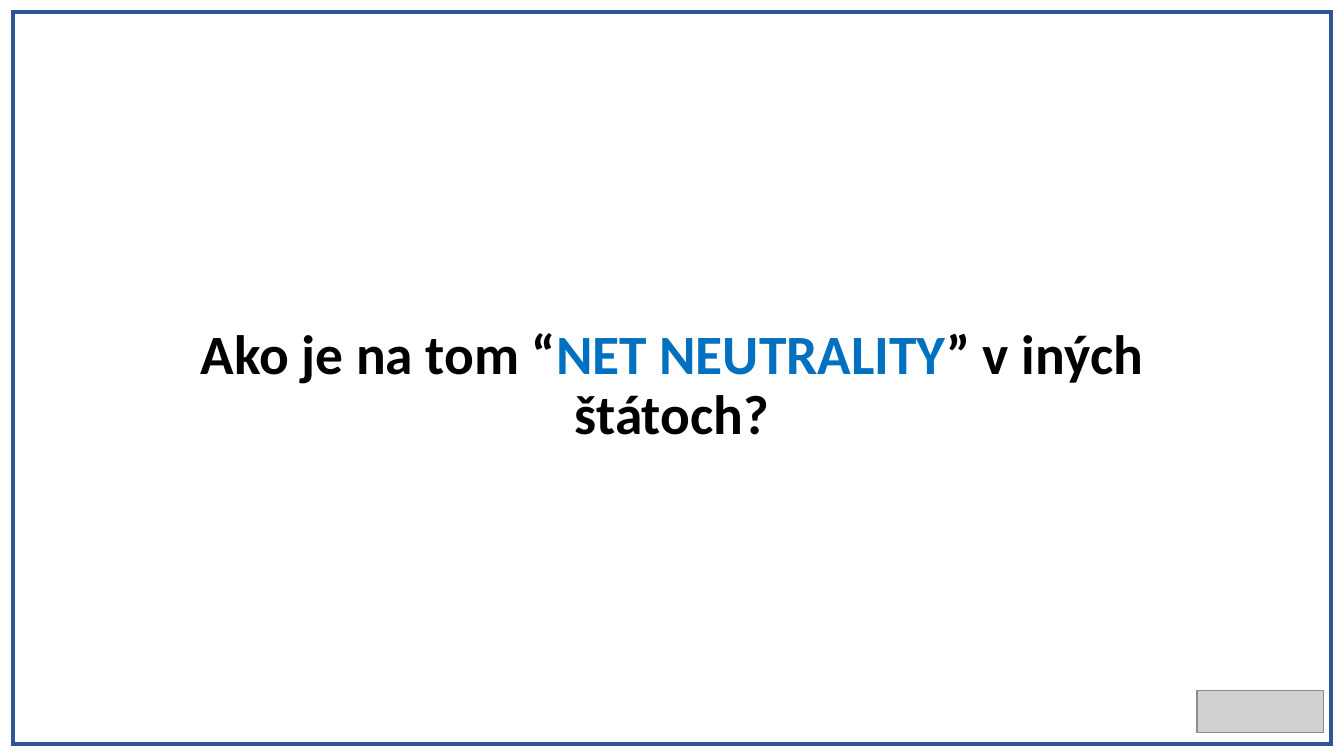
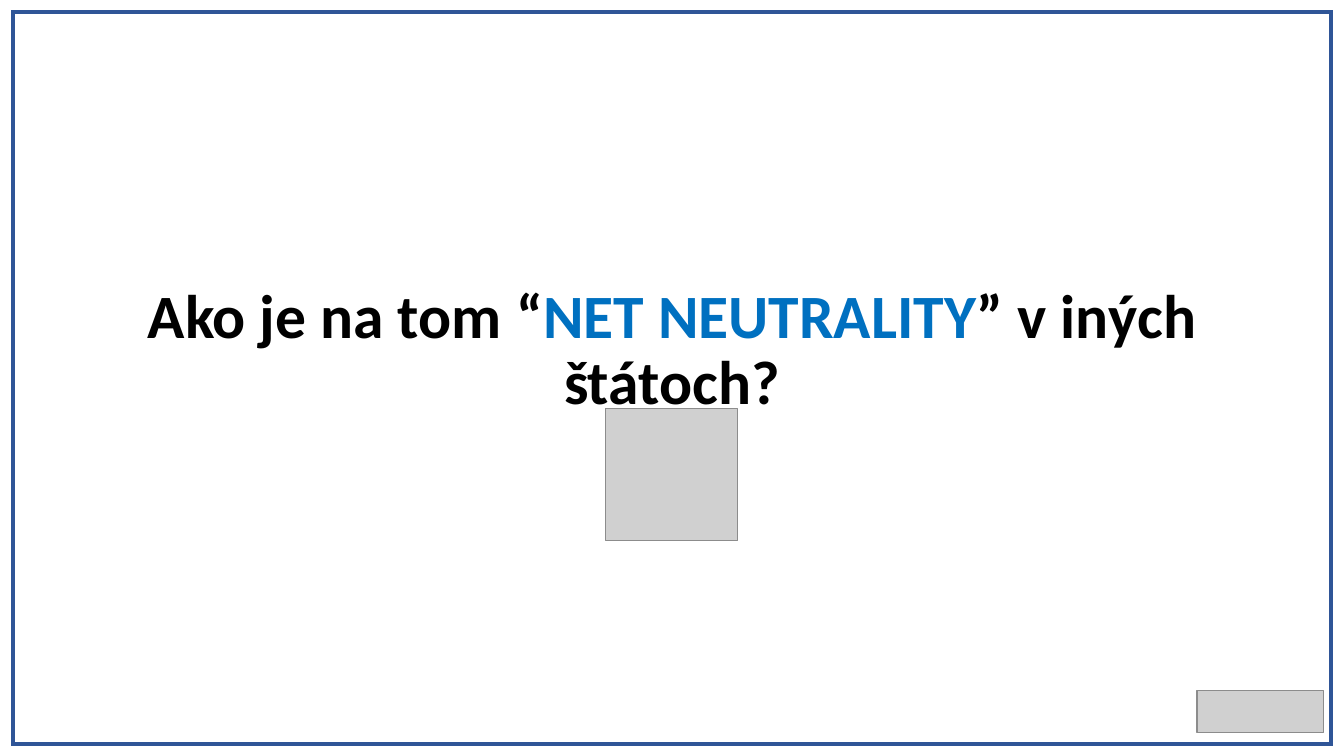
Before and after one commit to Realrio13/projekt, a slide deck: slide 5 of Prezentacia SPOJENA.pptx. Drawn at 1344x756 pixels with LibreOffice and Linux fonts; fonts in the diff are those of the drawing; grey boxes stand for pictures. Boxes give left, top, right and bottom in pixels: in the first picture for what was removed or moved away, otherwise in the second. Text is boxed around its words. In the diff, an @@ line names an element or a change of style, - is before the commit and + after.

```diff
--- a/Prezentacia SPOJENA.pptx
+++ b/Prezentacia SPOJENA.pptx
@@ title "Ako je na tom “NET ...": place and size @@
-title "Ako je na tom “NET ..." at [201, 333, 1143, 435]
+title "Ako je na tom “NET ..." at [148, 292, 1196, 419]
@@ title "Ako je na tom “NET ..." at [148, 292, 1196, 419]: size 39.6 to 44 pt @@
@@ picture added at [606, 409, 738, 541] @@
```
Also in this commit, not shown: 12 other slides changed.
